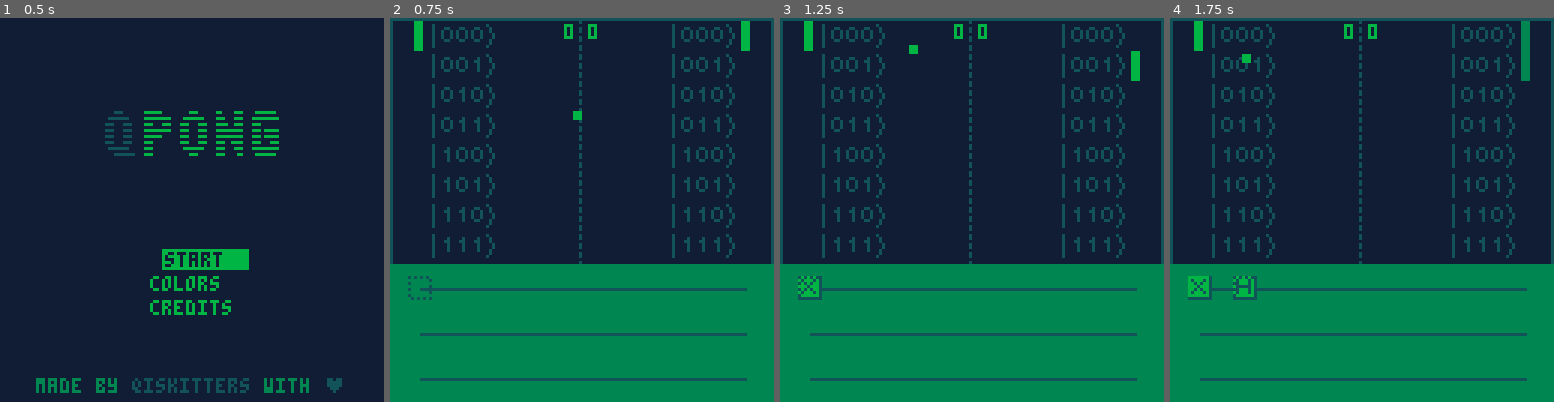
Above: before the commit, frames 1-4 (left to right).
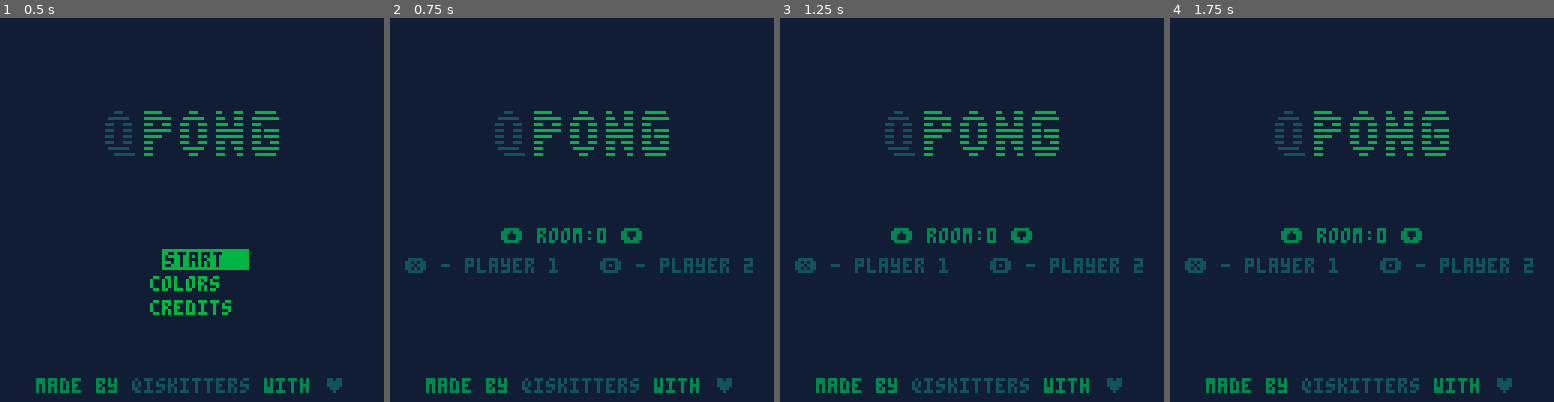
Above: after the commit, the same moments.

Repository: QPong/QPong-PICO-8
Game: PICO-8 cartridge qpong.p8
The game is run twice, just before and just after one commit, with the same random seed, the same clock (stepped at 60 frames per second) and the same inputs.
Inputs:
- Up to frame 1 (0.5 s): tap X (X key) at 0.33 s
- Up to frame 2 (0.75 s): tap O (Z key) at 0.7 s
- Up to frame 3 (1.25 s): tap X (X key) at 1.07 s
- Up to frame 4 (1.75 s): hold Right from 1.6 s (still down); tap O (Z key) at 1.7 s

Frame 1 is identical in both runs. In frame 2, 44% of the frame differs, in the area x 0-100%, y 0-100%; in frame 3, 44%; in frame 4, 45%.

Commit message:
chore: add player select screen

Diff:
--- a/qpong.p8
+++ b/qpong.p8
@@ -44,24 +44,26 @@
 lookup["ball_y_spd_flr"]  = 0x5f91
 lookup["ball_y_spd_rem"]  = 0x5f92
 lookup["ball_y_spd_dir"]  = 0x5f93
-lookup["player_1_y"]  = 0x5f94
-lookup["player_1_prob_1"]  = 0x5f95
-lookup["player_1_prob_2"]  = 0x5f96
-lookup["player_1_prob_3"]  = 0x5f97
-lookup["player_1_prob_4"]  = 0x5f98
-lookup["player_1_prob_5"]  = 0x5f99
-lookup["player_1_prob_6"]  = 0x5f9a
-lookup["player_1_prob_7"]  = 0x5f9b
-lookup["player_1_prob_8"]  = 0x5f9c
-lookup["player_2_y"]  = 0x5f9d
-lookup["player_2_prob_1"]  = 0x5f9e
-lookup["player_2_prob_2"]  = 0x5f9f
-lookup["player_2_prob_3"]  = 0x5fa0
-lookup["player_2_prob_4"]  = 0x5fa1
-lookup["player_2_prob_5"]  = 0x5fa2
-lookup["player_2_prob_6"]  = 0x5fa3
-lookup["player_2_prob_7"]  = 0x5fa4
-lookup["player_2_prob_8"]  = 0x5fa5
+lookup["player_1_joined"] = 0x5f94
+lookup["player_1_y"]  = 0x5f95
+lookup["player_1_prob_1"]  = 0x5f96
+lookup["player_1_prob_2"]  = 0x5f97
+lookup["player_1_prob_3"]  = 0x5f98
+lookup["player_1_prob_4"]  = 0x5f99
+lookup["player_1_prob_5"]  = 0x5f9a
+lookup["player_1_prob_6"]  = 0x5f9b
+lookup["player_1_prob_7"]  = 0x5f9c
+lookup["player_1_prob_8"]  = 0x5f9d
+lookup["player_2_joined"] = 0x5f9e
+lookup["player_2_y"]  = 0x5f9f
+lookup["player_2_prob_1"]  = 0x5fa0
+lookup["player_2_prob_2"]  = 0x5fa1
+lookup["player_2_prob_3"]  = 0x5fa2
+lookup["player_2_prob_4"]  = 0x5fa3
+lookup["player_2_prob_5"]  = 0x5fa4
+lookup["player_2_prob_6"]  = 0x5fa5
+lookup["player_2_prob_7"]  = 0x5fa6
+lookup["player_2_prob_8"]  = 0x5fa7
 
 -- nset, takes in a lookup key
 --  and a value to write to
@@ -102,20 +104,6 @@
 scored = 1
 blink_timer = 0
 shots=255
-room_code = {0,0,0,0}
-room_code_index=1
-r_arrow={}
-r_arrow.x=68
-r_arrow.y=64
-r_arrow.shake=0
-l_arrow={}
-l_arrow.x=49
-l_arrow.y=64
-l_arrow.shake=0
-x_shake=0
-
-room_id = 2
-player_id = 2
 player_color = 7
 player_width = 2
 player_height = 10
@@ -123,12 +111,12 @@
 player_1_x = 8
 player_2_x = 117
 
---ball
+-- ball
 ball_color = 7
 ball_width = 2
 ball_speedup = 0.5
 
---court
+-- court
 court = {
   left = 0.001,
   right = 127,
@@ -139,7 +127,7 @@
   color = 5
 }
 
---court center line
+-- court center line
 dash_line = {
     x = 63,
     y = 0,
@@ -147,7 +135,7 @@
     color = 5
 }
 
---circuit composer
+-- circuit composer
 composer = {
     left = 0,
     right = 127,
@@ -156,7 +144,7 @@
     color = 6
 }
 
---qubit line
+-- qubit line
 qubit_line = {
     x = 10,
     y = 90,
@@ -187,6 +175,11 @@
 }
 
 function _init()
+    nset("player_id", 0)
+    nset("room_id", 0)
+    nset("player_1_joined", 0)
+    nset("player_2_joined", 0)
+
     set_scene("title")
     init_menu()
     -- use gameboy palette
@@ -203,9 +196,9 @@
     elseif s == "game" then
         _update60 = update_game
         _draw = draw_game
-    elseif s == "rooms" then
-        _update60 = update_rooms
-        _draw = draw_room_code
+    elseif s == "select" then
+        _update60 = player_select_update
+        _draw = player_select_draw
     elseif s == "game_over" then
         _update60 = update_game_over
         _draw = draw_game_over
@@ -226,8 +219,7 @@
             menu_timer > 1 then
 
             if menu.options[menu.sel] == "start" then
-                --set_scene("rooms")
-                init_qpong_game()
+                set_scene("select")
             elseif menu.options[menu.sel] == "colors" then
                 init_settings()
             elseif menu.options[menu.sel] == "credits" then
@@ -300,10 +292,10 @@
         end
     end
 
-    --cursor
-    cursor.x = qubit_line.x + cursor.column * qubit_line.separation - 4
-    cursor.y = qubit_line.y + cursor.row * qubit_line.separation - 4
-    spr(cursor.sprite, cursor.x, cursor.y)
+    -- cursor
+    grid_cursor.x = qubit_line.x + grid_cursor.column * qubit_line.separation - 4
+    grid_cursor.y = qubit_line.y + grid_cursor.row * qubit_line.separation - 4
+    spr(grid_cursor.sprite, grid_cursor.x, grid_cursor.y)
 
     -- player 1 ket sprites
     for x = 0,7 do
@@ -382,20 +374,20 @@
 
 function update_circuit_grid_cursor()
     -- moves circuit grid cursor
-    if btnp(2) and cursor.row > 0 then
-        cursor.row -= 1
-    end
-
-    if btnp(3) and cursor.row < 2 then
-        cursor.row += 1
-    end
-
-    if btnp(0) and cursor.column > 0 then
-        cursor.column -= 1
-    end
-
-    if btnp(1) and cursor.column < 7  then
-        cursor.column += 1
+    if btnp(2) and grid_cursor.row > 0 then
+        grid_cursor.row -= 1
+    end
+
+    if btnp(3) and grid_cursor.row < 2 then
+        grid_cursor.row += 1
+    end
+
+    if btnp(0) and grid_cursor.column > 0 then
+        grid_cursor.column -= 1
+    end
+
+    if btnp(1) and grid_cursor.column < 7  then
+        grid_cursor.column += 1
     end
 end
 
@@ -403,23 +395,23 @@
 function update_circuit_grid()
     --Places a gate and simulates gates on the circuit grid
     if btnp(5) then
-        cur_gate = gates[cursor.row+1][cursor.column+1]
+        cur_gate = gates[grid_cursor.row+1][grid_cursor.column+1]
         if cur_gate == 2 then
-            gates[cursor.row + 1][cursor.column + 1] = 1
+            gates[grid_cursor.row + 1][grid_cursor.column + 1] = 1
         else
-            gates[cursor.row + 1][cursor.column + 1] = 2
-        end
-        simulate_circuit(player_id)
+            gates[grid_cursor.row + 1][grid_cursor.column + 1] = 2
+        end
+        simulate_circuit(nget("player_id"))
     end
 
     if btnp(4) then
-        cur_gate = gates[cursor.row+1][cursor.column+1]
+        cur_gate = gates[grid_cursor.row+1][grid_cursor.column+1]
         if cur_gate == 5 then
-            gates[cursor.row + 1][cursor.column + 1] = 1
+            gates[grid_cursor.row + 1][grid_cursor.column + 1] = 1
         else
-            gates[cursor.row + 1][cursor.column + 1] = 5
-        end
-        simulate_circuit(player_id)
+            gates[grid_cursor.row + 1][grid_cursor.column + 1] = 5
+        end
+        simulate_circuit(nget("player_id"))
     end
 end
 
@@ -427,23 +419,27 @@
 function update_paddles()
     -- measure player 1 near the left edge
     if nget("ball_x_spd_dir") == 0 and nget_float("ball_x_pos") < court.left_edge then
-        measure(1)
-        for i = 1,8 do
-            prob_key = "player_1_prob_"..i
-            probs_i = nget(prob_key)
-            if probs_i == shots then
-                nset("player_1_y", 10 * (i  - 1))
-            end
+        if (nget("player_id") == 1) then
+          measure(1)
+          for i = 1,8 do
+              prob_key = "player_1_prob_"..i
+              probs_i = nget(prob_key)
+              if probs_i == shots then
+                  nset("player_1_y", 10 * (i  - 1))
+              end
+          end
         end
     -- measure player 2 near the right edge
     elseif nget("ball_x_spd_dir") == 1 and nget_float("ball_x_pos") > court.right_edge then
-        measure(2)
-        for i = 1,8 do
-            prob_key = "player_2_prob_"..i
-            probs_i = nget(prob_key)
-            if probs_i == shots then
-                nset("player_2_y", 10 * (i  - 1))
-            end
+        if (nget("player_id") == 2) then
+          measure(2)
+          for i = 1,8 do
+              prob_key = "player_2_prob_"..i
+              probs_i = nget(prob_key)
+              if probs_i == shots then
+                  nset("player_2_y", 10 * (i  - 1))
+              end
+          end
         end
     end
 end
@@ -454,7 +450,7 @@
         ninc("score_1", 1)
         scored = 1
         if nget("score_1") < win_score then
-            --simulate_circuit(player_id)
+            --simulate_circuit(2)
             reset_ball()
         else
             set_scene("game_over")
@@ -465,7 +461,7 @@
         ninc("score_2", 1)
         scored = 2
         if nget("score_2") < win_score then
-            --simulate_circuit(player_id)
+            --simulate_circuit(1)
             reset_ball()
         else
             set_scene("game_over")
@@ -581,7 +577,7 @@
     --- update circuit grid cursor
     update_circuit_grid_cursor()
 
-    --- update and soimulate circuit grid
+    --- update and simulate circuit grid
     update_circuit_grid()
 
     -- quantum paddles
@@ -599,7 +595,7 @@
     set_scene("game")
 
     -- reset cursor
-    cursor = {
+    grid_cursor = {
         row=0,
         column=0,
         x=0,
@@ -630,9 +626,6 @@
     nset("score_1", 0)
     nset("score_2", 0)
 
-    nset("player_id", player_id)
-    nset("room_id", room_id)
-
     -- sound
     if scored == 1 then
         sfx(3)
@@ -660,47 +653,46 @@
     nset("ball_y_spd_dir",  flr((nget("ball_y_spd_dir") + rnd(2))) % 2)
 end
 
-
-function update_rooms()
-  if (btnp(➡️)) then
-      r_arrow.shake=10
-      room_code_index+=1
-      sfx(1)
+function player_select_update()
+  spectating = nget("player_id") == 0
+  can_join_as_1 = nget("player_1_joined") == 0
+  can_join_as_2 = nget("player_2_joined") == 0
+  can_join = (can_join_as_1 or can_join_as_2)
+
+  if (can_join and spectating) then
+    if (btnp(4) or btnp(5)) then
+        if (can_join_as_1) then
+          nset("player_id", 1)
+          nset("player_1_joined", 1)
+        elseif (can_join_as_2) then
+          nset("player_id", 2)
+          nset("player_2_joined", 1)
+        end
+    end
   end
 
-  if (btnp(⬅️)) then
-      l_arrow.shake=10
-      room_code_index-=1
-      sfx(1)
+  if (btnp(2)) then
+    nset("room_id", (nget("room_id")+1)%5)
   end
 
-  if (room_code_index>4) room_code_index=1
-
-  if (room_code_index<1) room_code_index=4
-
-  if (btnp(⬆️)) then
-      room_code[room_code_index]+=1
-      room_code[room_code_index]=room_code[room_code_index]%10
-      sfx(1)
+  if (btnp(3)) then
+    nset("room_id", (nget("room_id")-1)%5)
   end
 
-  if (btnp(⬇️)) then
-    room_code[room_code_index]-=1
-    room_code[room_code_index]=room_code[room_code_index]%10
-    sfx(1)
+  if ((nget("player_1_joined") != 0) and (nget("player_2_joined") != 0)) then
+    init_qpong_game()
   end
 end
 
-function draw_room_code()
-    print("➡️", r_arrow.x+rnd(r_arrow.shake/2), r_arrow.y-(rnd(r_arrow.shake/2))+(rnd(r_arrow.shake/2)), 7)
-    print("⬅️", l_arrow.x-rnd(l_arrow.shake/2),  l_arrow.y+rnd(l_arrow.shake/2)-(rnd(l_arrow.shake/2)),  7)
-    offsetx=room_code_index*8
-    print("_",41+offsetx, 52, 11)
-    print("room code", 45, 42, menu_state=="room" and 11 or 7)
-    print(room_code[1], 49,50, room_code_index==1 and 11 or 7)
-    print(room_code[2], 57,50, room_code_index==2 and 11 or 7)
-    print(room_code[3], 65,50, room_code_index==3 and 11 or 7)
-    print(room_code[4], 73,50, room_code_index==4 and 11 or 7)
+
+function player_select_draw()
+  cls()
+  draw_game_logo()
+
+  print("❎ - player 1", 5, 70+10, 12)
+  print("🅾️ - player 2", 70, 70+10, 8)
+  cursor(37, 2, 3)
+  print("⬆️ room:"..nget("room_id").." ⬇️", 37, 60+10)
 end
 
 ----------------
Not shown, changed: qpong.html
Not shown, changed: qpong.js
Not shown, changed: qpong.p8.bak
Not shown, changed: server.js
